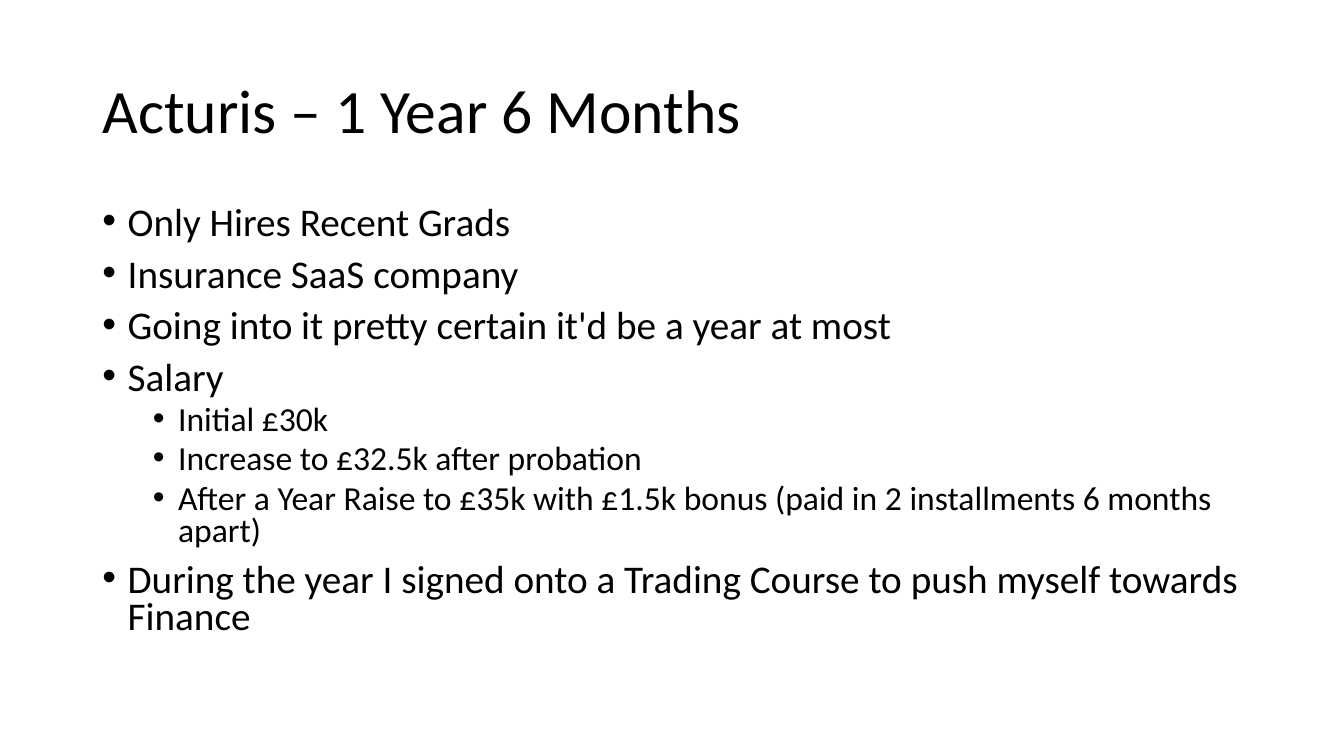
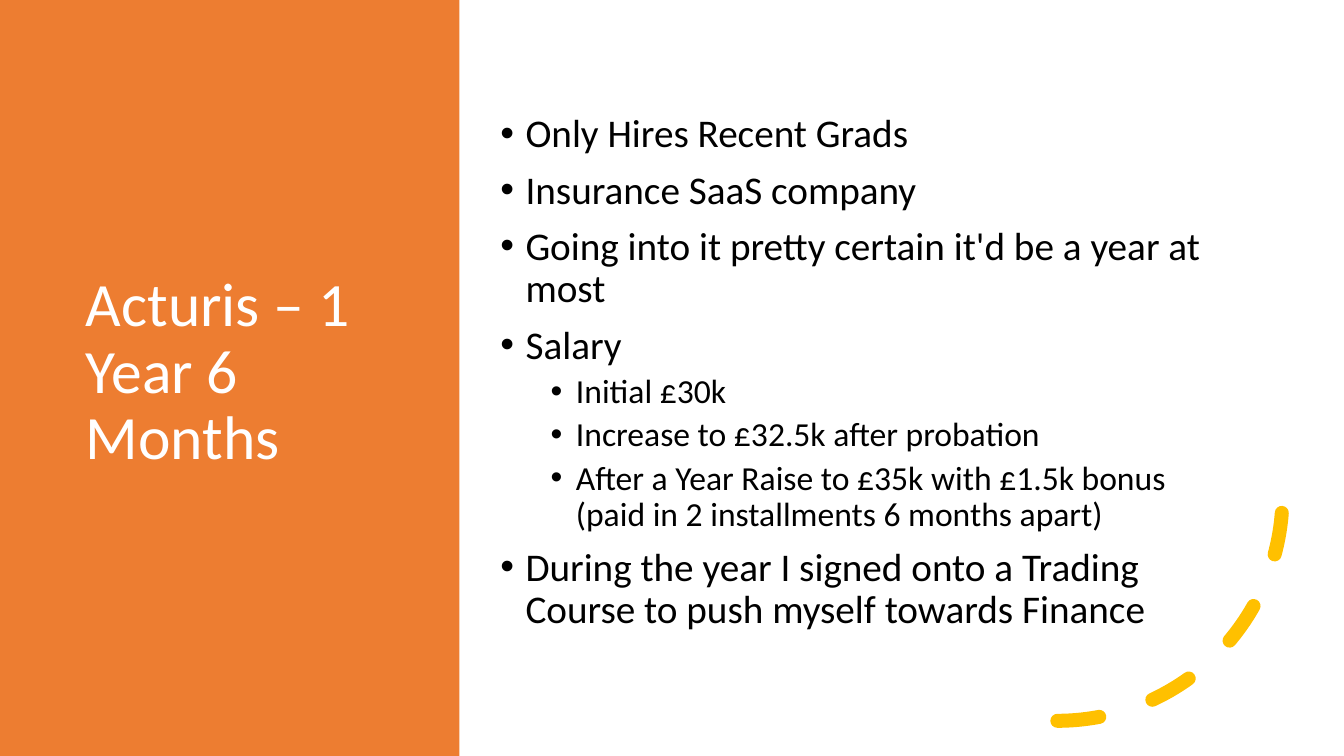
Before and after one commit to HRusby/Temp-transfer, a slide deck: slide 6 of Careers Presentation.pptx. Drawn at 1344x756 pixels with LibreOffice and Linux fonts; fonts in the diff are those of the drawing. Boxes give left, top, right and bottom in pixels: in the first picture for what was removed or moved away, otherwise in the second. Text is boxed around its words. In the diff, an @@ line names an element or a change of style, - is before the commit and + after.

Commit message:
Design

```diff
--- a/Careers Presentation.pptx
+++ b/Careers Presentation.pptx
@@ rectangle added at <box>0,0,460,756</box>, fill #ED7D31 @@
@@ title "Acturis – 1 Year 6 ...": place and size @@
-title "Acturis – 1 Year 6 ..." at <box>102,90,740,134</box>
+title "Acturis – 1 Year 6 ..." at <box>86,283,349,460</box>
@@ title "Acturis – 1 Year 6 ..." at <box>86,283,349,460</box>: text colour #000000 to #FFFFFF @@
@@ text "Only Hires Recent Grads": place and size @@
-text "Only Hires Recent Grads" at <box>128,208,1238,631</box>
+text "Only Hires Recent Grads" at <box>526,119,1200,630</box>
@@ text "Only Hires Recent Grads" at <box>526,119,1200,630</box>: line spacing 0.8 to 0.9; vertical alignment top to middle @@
@@ arc (boxed as its full ellipse) added at <box>833,271,1284,722</box>, outline #FFC000 10 pt dashed @@
```
Also in this commit, not shown: 11 other slides changed.
